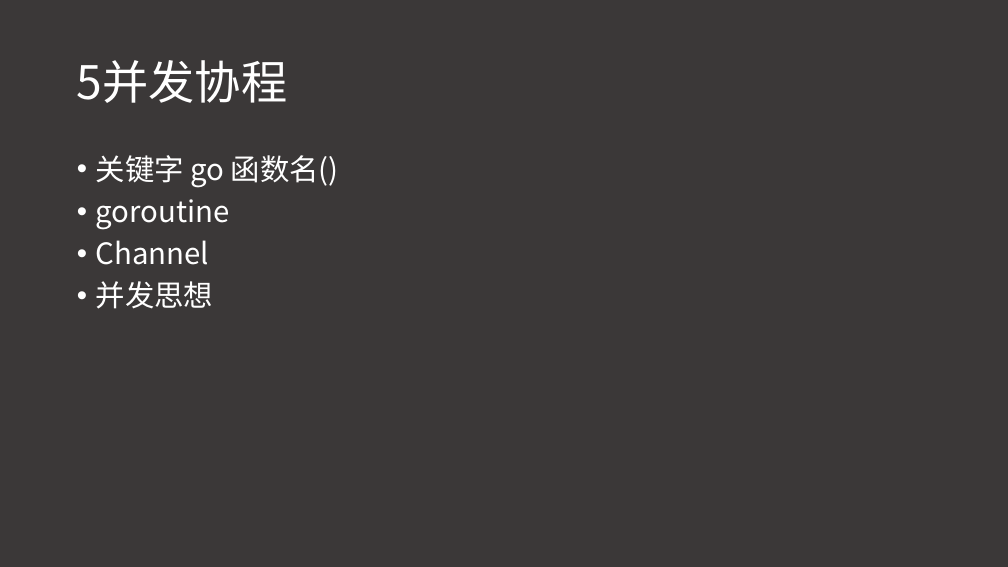
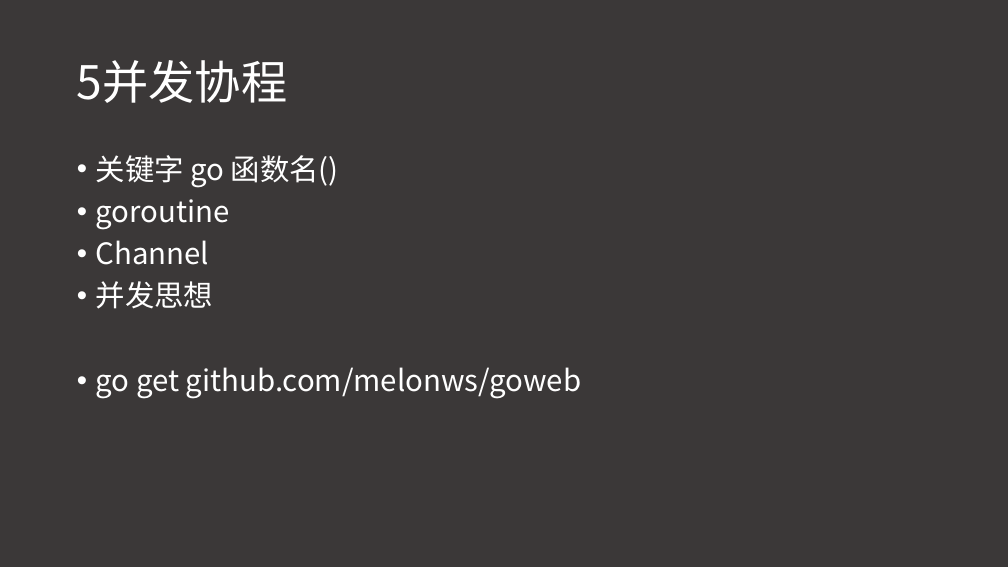
Before and after one commit to melonws/goweb, a slide deck: slide 27 of study.pptx (slide 26 before the commit). Drawn at 1008x567 pixels with LibreOffice and Linux fonts; fonts in the diff are those of the drawing. Boxes give left, top, right and bottom in pixels: in the first picture for what was removed or moved away, otherwise in the second. Text is boxed around its words. In the diff, an @@ line names an element or a change of style, - is before the commit and + after.

```diff
--- a/study.pptx
+++ b/study.pptx
@@ text at (96,367,581,399): paragraph added @@
+• go get github.com/melonws/goweb
```
Also in this commit, not shown: 2 other slides changed, 1 slide added, 7 other files.
